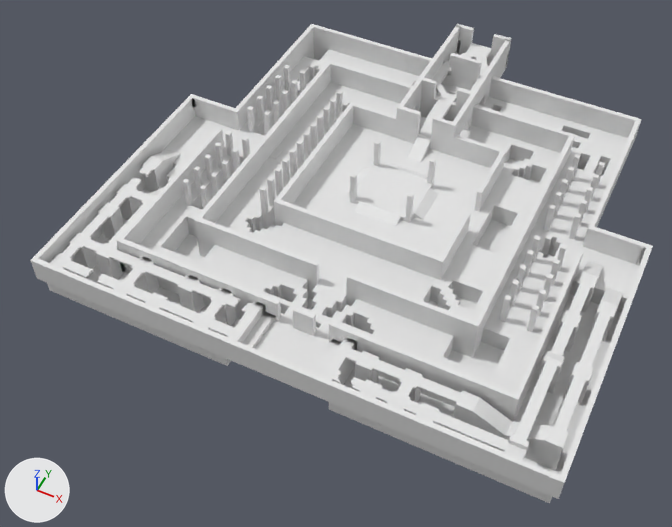
One commit to the FBX model BrainsEdenJPop/Assets/James/JH_Assets/Puzzlebox.FBX: the scene before it, then after it.
One viewpoint serves both versions: a camera (50 mm lens) standing at (54.8, -117.4, 130.6) and looking at (-0.8, -6.2, -8.4). Lighting does not change. The marker at lower left points along +X, +Y and +Z. Vertices at the same position are counted once.

Before the edit, the objects in view are built like this:
```python
me_mesh = bpy.data.meshes.new('Mesh')
me_mesh.from_pydata(...)  # 27866 vertices, 55703 faces; spans x -50.0..50.0, y -50.0..50.0, z -5.0..8.0
ob_puzzlebox = bpy.data.objects.new('Puzzlebox', me_mesh)
ob_puzzlebox.location = (4.7, 9.0, 0.0)
```
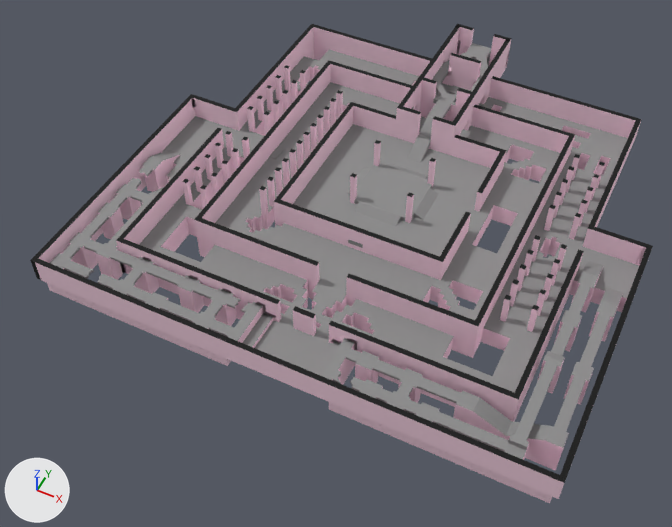
What differs and where, as boxes [x1, y1, x2, y2] in the pictures (672 x 527 px):
part 1 of me_mesh, deleted
    before: [87, 60, 610, 475]
part 2 of me_mesh, deleted
    before: [477, 221, 511, 253]
part 3 of me_mesh, recoloured (white to grey)
    both: [50, 43, 639, 459]
part 4 of me_mesh, recoloured
    both: [35, 27, 646, 503]
part 5 of me_mesh, recoloured (white to black)
    both: [30, 24, 653, 483]

What changed in the scene script:
```text
Add mat_puzzle_wall:
    mat_puzzle_wall = principled_material('Puzzle Wall')
    mat_puzzle_wall.base_color = (1.0, 0.698, 0.831)  # white #ffdaeb
    mat_puzzle_wall.roughness = 0.859
Add mat_puzzle_floor:
    mat_puzzle_floor = principled_material('Puzzle Floor')
    mat_puzzle_floor.base_color = (0.263, 0.263, 0.263)  # grey #8c8c8c
    mat_puzzle_floor.roughness = 0.859
Add mat_puzzle_roof:
    mat_puzzle_roof = principled_material('Puzzle Roof')
    mat_puzzle_roof.base_color = (0.0, 0.0, 0.0)  # black #000000
    mat_puzzle_roof.roughness = 0.859
Change me_mesh:
    used by ob_puzzlebox; location = (4.7, 9.0, 0.0)
    remove me_mesh.from_pydata(...)  # 27866 vertices, 55703 faces; spans x -50.0..50.0, y -50.0..50.0, z -5.0..8.0
    add me_mesh.from_pydata(...)  # 26621 vertices, 51845 faces; spans x -50.0..50.0, y -50.0..50.0, z -5.0..8.0
    me_mesh part 1: 1201 vertices removed from x -48.0..48.0, y -48.0..48.0, z -5.0..-4.0
    me_mesh part 2: 44 vertices removed from x 20.0..23.0, y -5.0..5.0, z -4.0
    me_mesh part 3: 12519 faces spanning x -49.0..49.0, y -49.0..50.0, z -5.0..4.0 switch from no material to mat_puzzle_floor (grey #8c8c8c)
    me_mesh part 4: 37244 faces spanning x -50.0..50.0, y -50.0..50.0, z -5.0..8.0 switch from no material to mat_puzzle_wall (white #ffdaeb)
    me_mesh part 5: 2082 faces spanning x -50.0..50.0, y -50.0..50.0, z 0.0..8.0 switch from no material to mat_puzzle_roof (black #000000)
```
